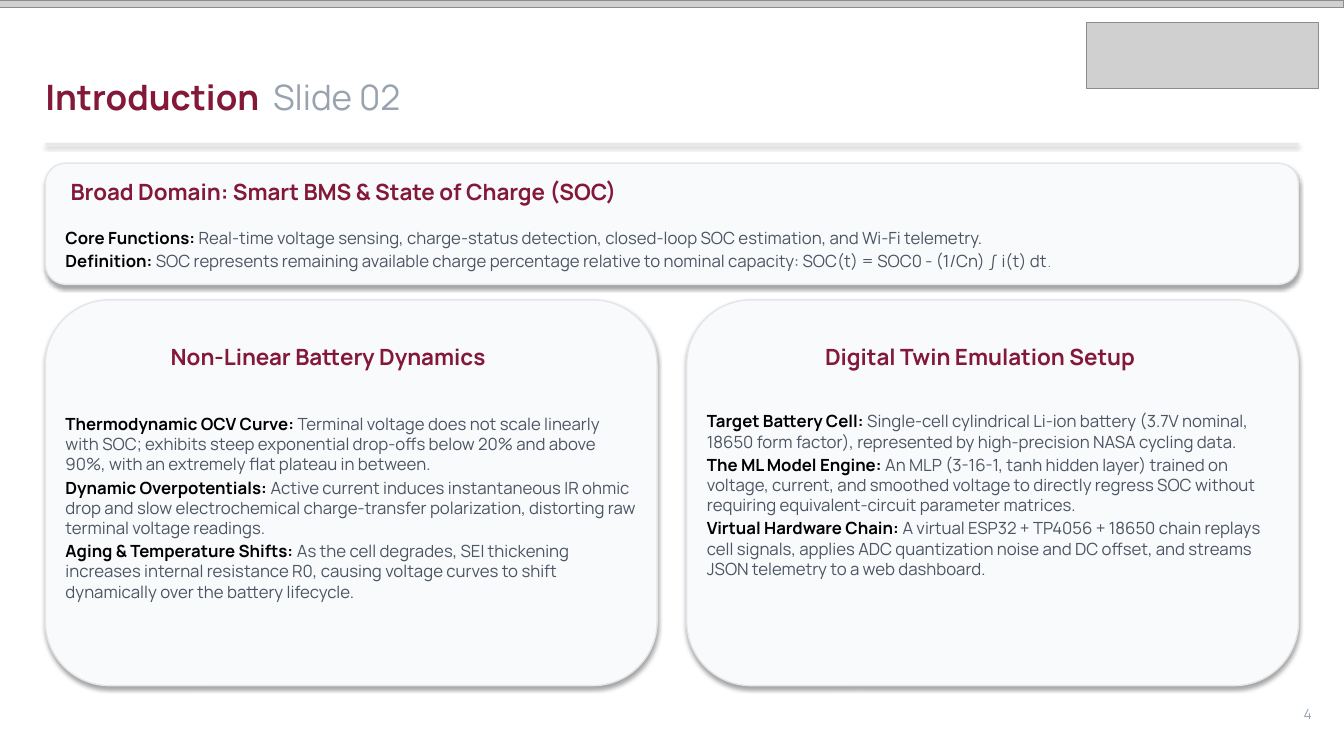
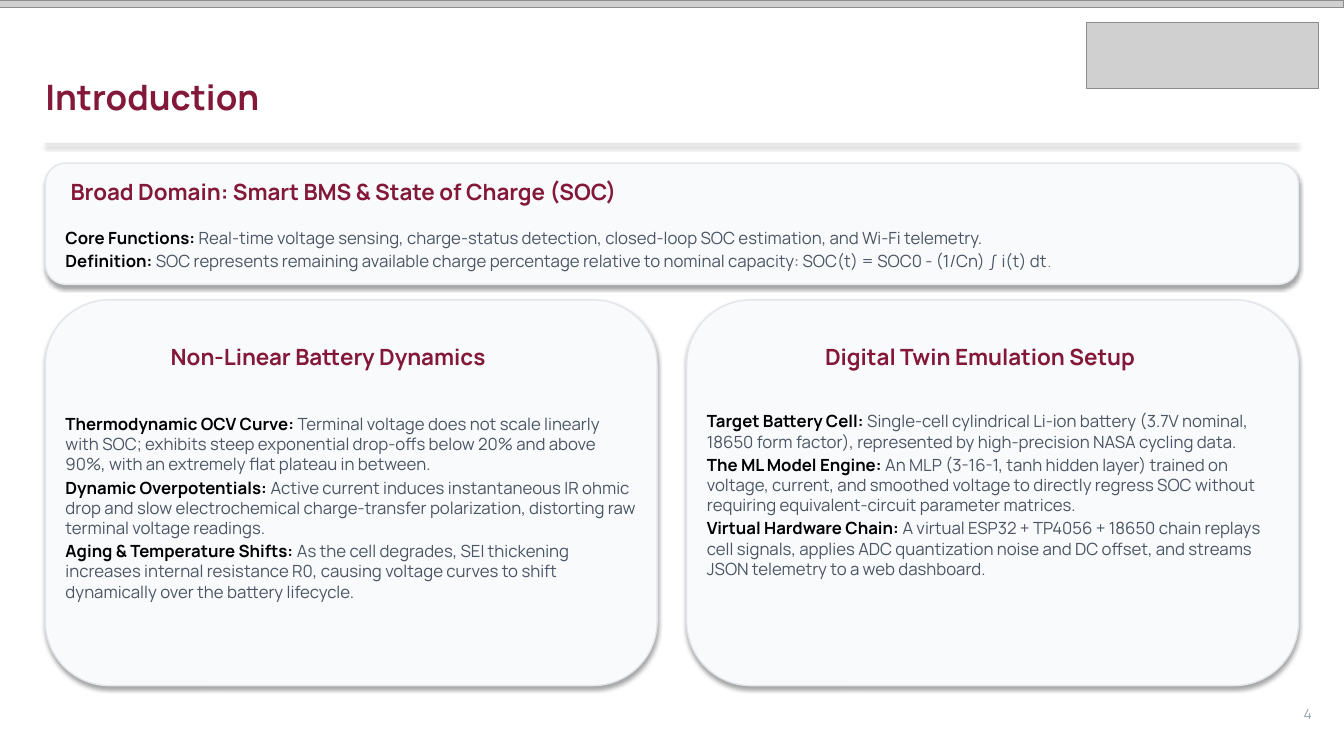
Before and after one commit to Imagiyy/Digital-Twin--ML-Based-Battery-SOC-Estimation, a slide deck: slide 4 of Amrita_SOC_Digital_Twin_Presentation_Final.pptx. Drawn at 1344x756 pixels with LibreOffice and Linux fonts; fonts in the diff are those of the drawing; grey boxes stand for pictures. Boxes give left, top, right and bottom in pixels: in the first picture for what was removed or moved away, otherwise in the second. Text is boxed around its words. In the diff, an @@ line names an element or a change of style, - is before the commit and + after.

```diff
--- a/Amrita_SOC_Digital_Twin_Presentation_Final.pptx
+++ b/Amrita_SOC_Digital_Twin_Presentation_Final.pptx
@@ text at [45,84,259,111]: text changed @@
-Introduction Slide 02
+Introduction
```
Also in this commit, not shown: 19 other slides changed, 3 other files.
